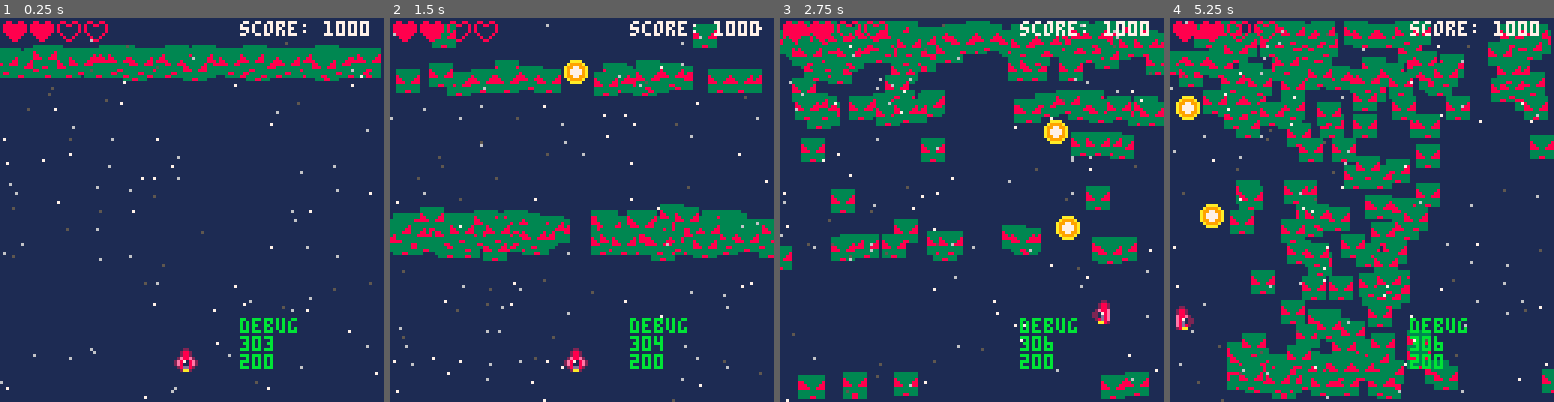
Above: before the commit, frames 1-4 (left to right).
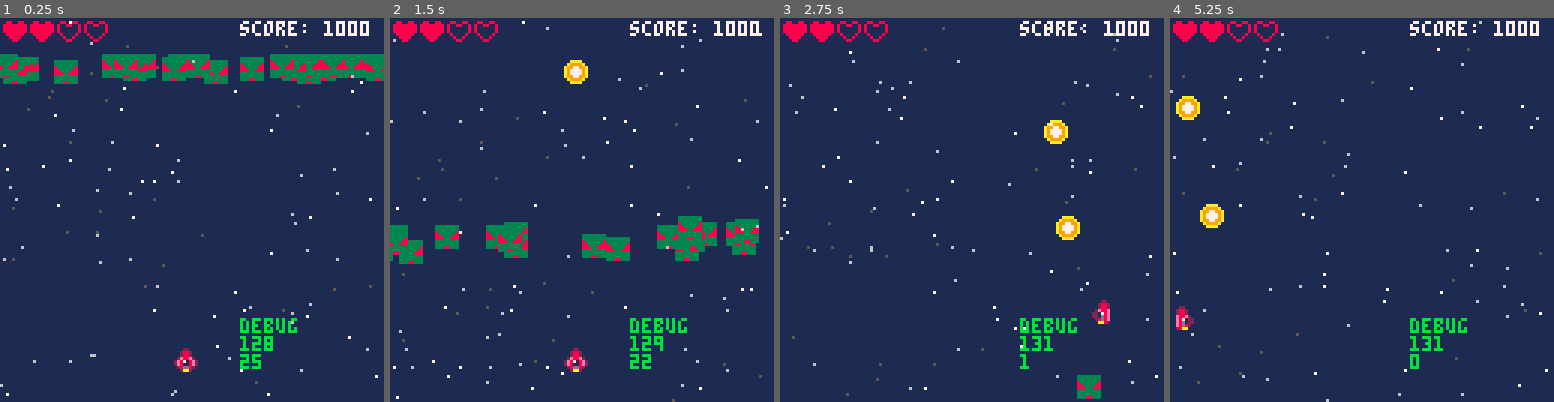
Above: after the commit, the same moments.

Repository: chihirotange/pico8
Game: PICO-8 cartridge shmup/main.p8
Two runs of this game, one before a commit and one after it. Both use one fixed random seed, a clock stepped at 60 frames per second and the inputs below.
Inputs:
- Up to frame 1 (0.25 s): no input
- Up to frame 2 (1.5 s): tap O (Z key) at 0.7 s
- Up to frame 3 (2.75 s): hold Right 1.6-2.1 s; tap O (Z key) at 1.7, 2.1, 2.5 s; hold Up 2.15-2.42 s; hold Right from 2.47 s (still down)
- Up to frame 4 (5.25 s): tap O (Z key) every 0.4 s from 2.9 to 4.9 s; release Right at 3.03 s; hold Left 3.08-3.58 s; hold Down 3.63-3.97 s; hold Right 4.02-4.68 s; hold Up 4.73-5.03 s; hold Left from 5.08 s (still down)

The runs differ from the first frame. In frame 1, 6.8% of the frame differs, in the area x 0-100%, y 0-100%; in frame 2, 16%; in frame 3, 27%; in frame 4, 41%.

Commit message:
remove test logic

Diff:
--- a/shmup/bullet.lua
+++ b/shmup/bullet.lua
@@ -20,12 +20,6 @@
             for ene in all(all_enemies) do
                 if col(ene,_ENV) then
                     ene:destroy()
-                    enemy_green:new(
-                        {
-                            x = rnd(120),
-                            y = 1
-                        }
-                    )
                 end
             end
         end,
--- a/shmup/enemy.lua
+++ b/shmup/enemy.lua
@@ -23,7 +23,7 @@
         end
 
         if y > 120 then
-            _ENV:_reset(rnd(120), 1)
+            _ENV:destroy()
         end
     end,
     destroy = function(_ENV)
--- a/shmup/shmup.lua
+++ b/shmup/shmup.lua
@@ -10,7 +10,7 @@
     end
 
     -- enemies
-    for i = 1,200 do
+    for i = 1,25 do
         enemy_green:new({
             is_abstract = false,
             x = rnd(120),
